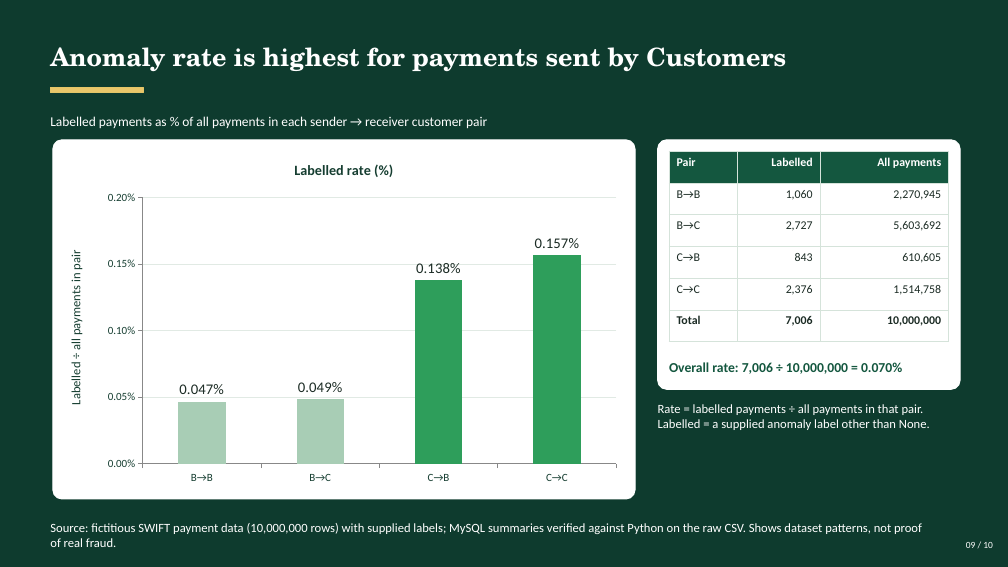
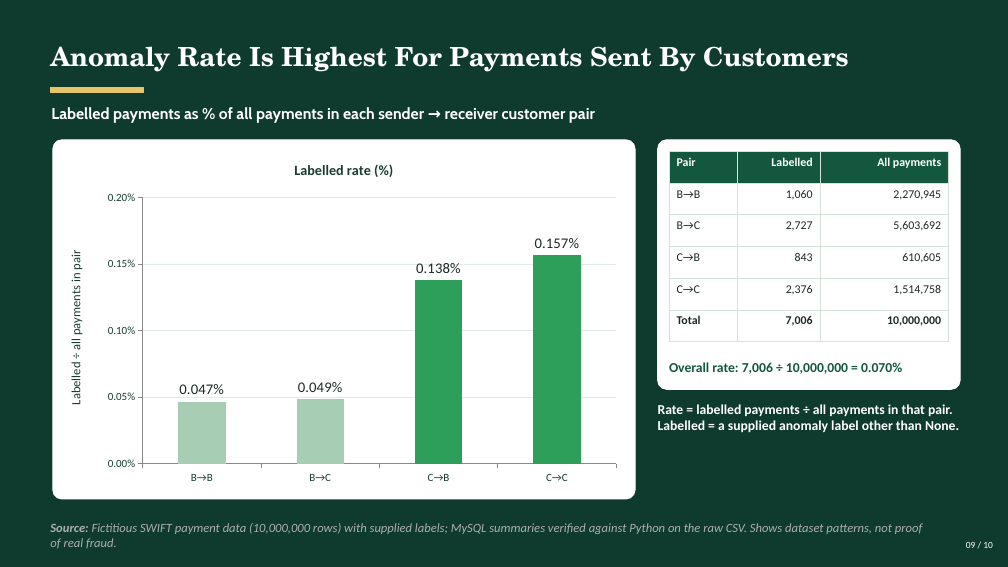
Before and after one commit to w313nnn/UMDAC-Datathon-2026, a slide deck: slide 9 of UMDAC_Combined_Findings.pptx. Drawn at 1008x567 pixels with LibreOffice and Linux fonts; fonts in the diff are those of the drawing. Boxes give left, top, right and bottom in pixels: in the first picture for what was removed or moved away, otherwise in the second. Text is boxed around its words. In the diff, an @@ line names an element or a change of style, - is before the commit and + after.

```diff
--- a/UMDAC_Combined_Findings.pptx
+++ b/UMDAC_Combined_Findings.pptx
@@ text at <box>50,46,849,72</box>: text changed; size 24 to 25 pt @@
-Anomaly rate is highest for payments sent by Customers
+Anomaly Rate Is Highest For Payments Sent By Customers
@@ text "Labelled payments as % of ...": place and size @@
-text "Labelled payments as % of ..." at <box>50,116,487,129</box>
+text "Labelled payments as % of ..." at <box>51,107,595,123</box>
@@ text "Labelled payments as % of ..." at <box>51,107,595,123</box>: size 12.8 to 15 pt, font Calibri to Cabin, bold on @@
@@ text "Rate = labelled payments ÷ ..." at <box>658,404,959,432</box>: size 12 to 13 pt, bold on @@
@@ text at <box>50,523,923,549</box>: text changed; text colour #FFFFFF to #AEAEAE; italic on @@
-Source: fictitious SWIFT payment data (10,000,000 rows) with supplied labels; MySQL summaries verified against Python on the raw CSV. Shows dataset patterns, not proof of real fraud.
+Source: Fictitious SWIFT payment data (10,000,000 rows) with supplied labels; MySQL summaries verified against Python on the raw CSV. Shows dataset patterns, not proof of real fraud.
```
Also in this commit, not shown: 9 other slides changed.
